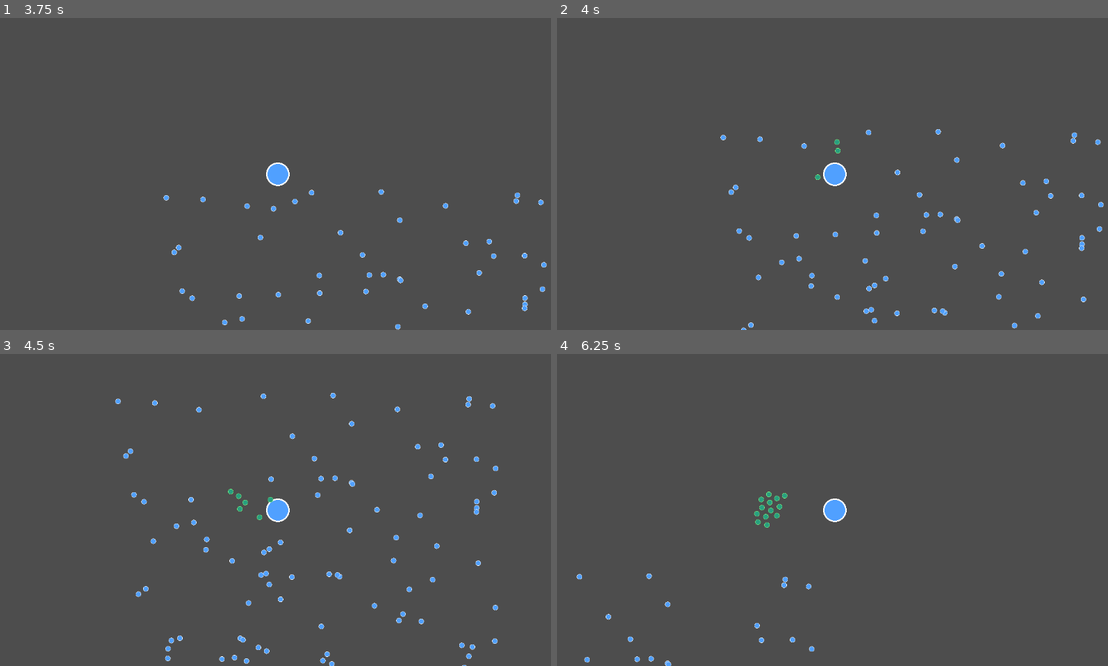
Above: before the commit, frames 1-4 (two rows, left to right).
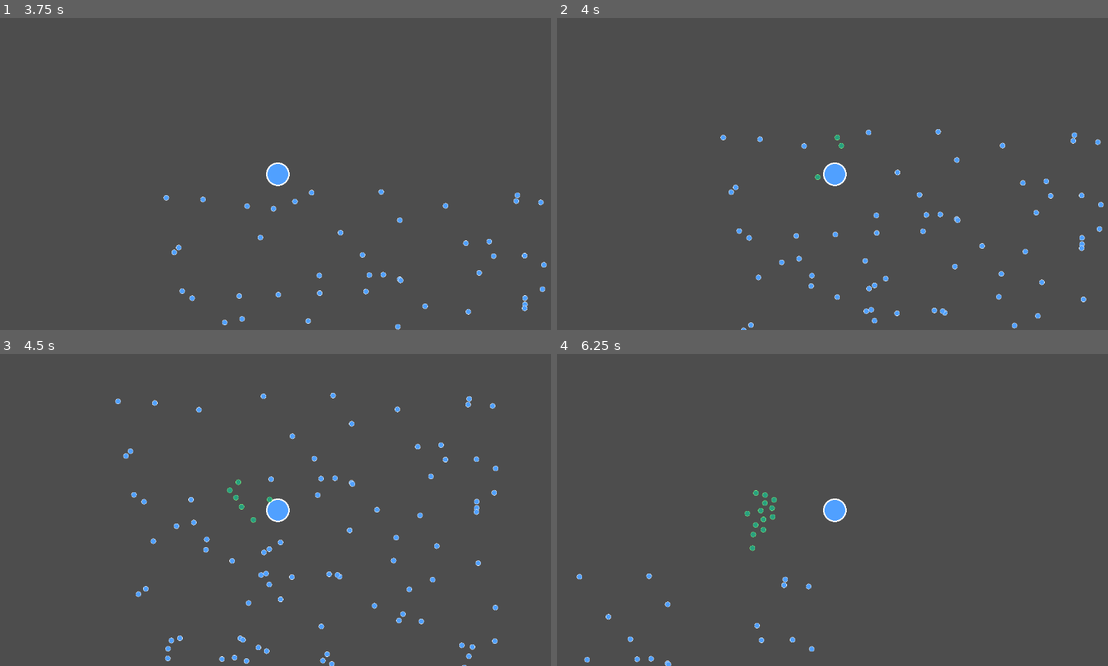
Above: after the commit, the same moments.

Repository: jadjoker/tdf
Game: Godot game, scene res://main.tscn
The game is run twice, just before and just after one commit, with the same random seed, the same clock (stepped at 60 frames per second) and the same inputs.
Inputs:
- Up to frame 1 (3.75 s): tap Enter at 0.5 s; hold W (move_up) 0.53-2.03 s; hold A (move_left) 2.03-3.53 s; hold S (move_down) from 3.53 s (still down)
- Up to frame 2 (4 s): keep holding S (move_down)
- Up to frame 3 (4.5 s): release S (move_down) at 4.28 s; hold D (move_right) from 4.28 s (still down)
- Up to frame 4 (6.25 s): release D (move_right) at 5.03 s; hold W (move_up) 5.03-5.78 s; hold D (move_right) from 5.78 s (still down)

Frame 1 is identical in both runs. In frame 2, less than 0.1% of the frame differs, in the area x 46-53%, y 37-52%; in frame 3, 0.1%; in frame 4, 0.4%, in the area x 34-42%, y 43-64%.

Commit message:
Feel pass #1: comet-tail follow, angular orbit slots, smoothed mode switching
- Follow target trails behind player motion with per-unit spread (teardrop flow)
- Orbit slots assigned by current angle so units slide to nearest gap
- EMA-smoothed speed + engage delay kills follow/orbit flicker
- Idle ring breathes; per-unit stat variation for organic motion
- PROJECT_BIBLE.md added: feel knobs reference, sacred mechanic, backlog

Co-Authored-By: Claude Fable 5 <noreply@anthropic.com>

Diff:
--- a/scripts/followerunit.gd
+++ b/scripts/followerunit.gd
@@ -3,16 +3,29 @@
 @export var strength: float = 1500.0      # how strongly this unit is pulled toward the player
 @export var max_speed: float = 1800.0     # speed cap
 @export var radius: float = 14.0          # used for soft collision spacing in Phase1
+@export var variation: float = 0.10       # ±fraction randomly applied to strength/max_speed per unit
 
 var vel: Vector2 = Vector2.ZERO
 
 var is_collected: bool = false
 var target: Node2D = null
 
+# Feel pass #1 state, driven by Phase1:
+var orbit_slot: int = 0                       # ring position, assigned by angle when orbit forms
+var follow_offset_norm: Vector2 = Vector2.ZERO # persistent unit offset (unit disc), scaled by follow_spread
+
 
 func _ready() -> void:
 	# Detect when the player overlaps this unit
 	body_entered.connect(_on_body_entered)
+
+	# Per-unit organic variation so the swarm never moves in lockstep
+	strength *= randf_range(1.0 - variation, 1.0 + variation)
+	max_speed *= randf_range(1.0 - variation, 1.0 + variation)
+
+	# Uniform random point on the unit disc (sqrt for even density)
+	var a: float = randf() * TAU
+	follow_offset_norm = Vector2(cos(a), sin(a)) * sqrt(randf())
 
 
 func _on_body_entered(body: Node) -> void:
--- a/scripts/phase_1.gd
+++ b/scripts/phase_1.gd
@@ -12,6 +12,14 @@
 @export var orbit_base_radius: float = 64.0       # base radius of the ring
 @export var orbit_radius_per_unit: float = 2.0    # extra radius per unit, so big swarms get a bigger ring
 
+# Feel pass #1 (see PROJECT_BIBLE.md "Feel Knobs Reference")
+@export var trail_distance: float = 30.0      # follow target sits this far behind the player's motion
+@export var follow_spread: float = 26.0       # per-unit offset radius around the follow target
+@export var speed_smoothing: float = 12.0     # EMA rate for measured player speed (higher = snappier)
+@export var orbit_engage_delay: float = 0.25  # continuous idle seconds required before the ring forms
+@export var orbit_breathe_amount: float = 4.0 # idle ring radius pulse, px (0 disables)
+@export var orbit_breathe_speed: float = 1.2  # pulse speed, rad/s
+
 var follower_scene: PackedScene = preload("res://scenes/FollowerUnit.tscn")
 
 var collected_count: int = 0
@@ -21,6 +29,13 @@
 var _prev_player_pos: Vector2 = Vector2.ZERO
 var _has_prev_player_pos: bool = false
 var _orbit_time: float = 0.0
+
+var _smoothed_speed: float = 0.0
+var _player_dir: Vector2 = Vector2.ZERO   # last meaningful movement direction
+var _idle_time: float = 0.0
+var _was_idle: bool = false
+var _slot_count: int = -1                 # swarm size when orbit slots were last assigned
+var _breathe_time: float = 0.0
 
 
 func _ready() -> void:
@@ -56,15 +71,30 @@
 		var frame_move: Vector2 = player_pos - _prev_player_pos
 		# approximate speed in pixels/second
 		player_speed = frame_move.length() / max(delta, 0.0001)
+		if frame_move.length() > 0.5:
+			_player_dir = frame_move.normalized()
 	_prev_player_pos = player_pos
 	_has_prev_player_pos = true
 
-	var is_idle: bool = player_speed < idle_speed_threshold
+	# Smooth the noisy per-frame speed so mode switching doesn't flicker
+	_smoothed_speed = lerpf(_smoothed_speed, player_speed, 1.0 - exp(-speed_smoothing * delta))
+
+	# Ring only forms after a short continuous stillness (quick taps don't flash it)
+	if _smoothed_speed < idle_speed_threshold:
+		_idle_time += delta
+	else:
+		_idle_time = 0.0
+	var is_idle: bool = _idle_time >= orbit_engage_delay
 
 	if is_idle:
+		# (Re)assign ring slots by current angle when orbit starts or the swarm changes size,
+		# so every unit slides into its nearest gap instead of cutting across the ring
+		if not _was_idle or swarm_units.size() != _slot_count:
+			_assign_orbit_slots(swarm_units)
 		_update_orbit(swarm_units, delta)
 	else:
 		_update_swarm_follow(swarm_units, delta)
+	_was_idle = is_idle
 
 	# Soft collision resolution (keeps blob from overlapping too much)
 	resolve_collisions(swarm_units)
@@ -77,9 +107,12 @@
 
 
 func _update_swarm_follow(swarm_units: Array, delta: float) -> void:
-	var target_pos: Vector2 = player.global_position
+	# Shared target trails behind the player's motion; each unit adds its own
+	# persistent offset so the swarm flows as a teardrop instead of a bunched dot
+	var base_target: Vector2 = player.global_position - _player_dir * trail_distance
 
 	for u in swarm_units:
+		var target_pos: Vector2 = base_target + u.follow_offset_norm * follow_spread
 		var pos: Vector2 = u.global_position
 		var to_target: Vector2 = target_pos - pos
 		var dist: float = to_target.length()
@@ -98,6 +131,18 @@
 		# Move
 		pos += u.vel * delta
 		u.global_position = pos
+
+
+func _assign_orbit_slots(swarm_units: Array) -> void:
+	# Hand out ring slots in angular order around the player so each unit
+	# steers to its nearest gap instead of crossing through the middle
+	var center: Vector2 = player.global_position
+	var sorted_units: Array = swarm_units.duplicate()
+	sorted_units.sort_custom(func(a, b):
+		return (a.global_position - center).angle() < (b.global_position - center).angle())
+	for i in range(sorted_units.size()):
+		sorted_units[i].orbit_slot = i
+	_slot_count = sorted_units.size()
 
 
 func _update_orbit(swarm_units: Array, delta: float) -> void:
@@ -106,19 +151,20 @@
 		return
 
 	_orbit_time += delta * orbit_speed
+	_breathe_time += delta * orbit_breathe_speed
 
 	var center: Vector2 = player.global_position
 
-	# Base ring radius grows slightly with swarm size
-	var _sample_unit = swarm_units[0]
-	var ring_radius: float = orbit_base_radius + orbit_radius_per_unit * float(n)
+	# Base ring radius grows slightly with swarm size, plus a gentle idle pulse
+	var ring_radius: float = orbit_base_radius + orbit_radius_per_unit * float(n) \
+		+ sin(_breathe_time) * orbit_breathe_amount
 
 	for i in range(n):
 		var u = swarm_units[i]
 		var pos: Vector2 = u.global_position
 
-		# Spread units evenly around the circle
-		var t: float = float(i) / float(n)  # 0..1
+		# Spread units evenly around the circle, at their angle-assigned slot
+		var t: float = float(u.orbit_slot) / float(n)  # 0..1
 		var angle: float = _orbit_time + TAU * t
 
 		var target_pos: Vector2 = center + Vector2(cos(angle), sin(angle)) * ring_radius
Not shown, added: PROJECT_BIBLE.md
